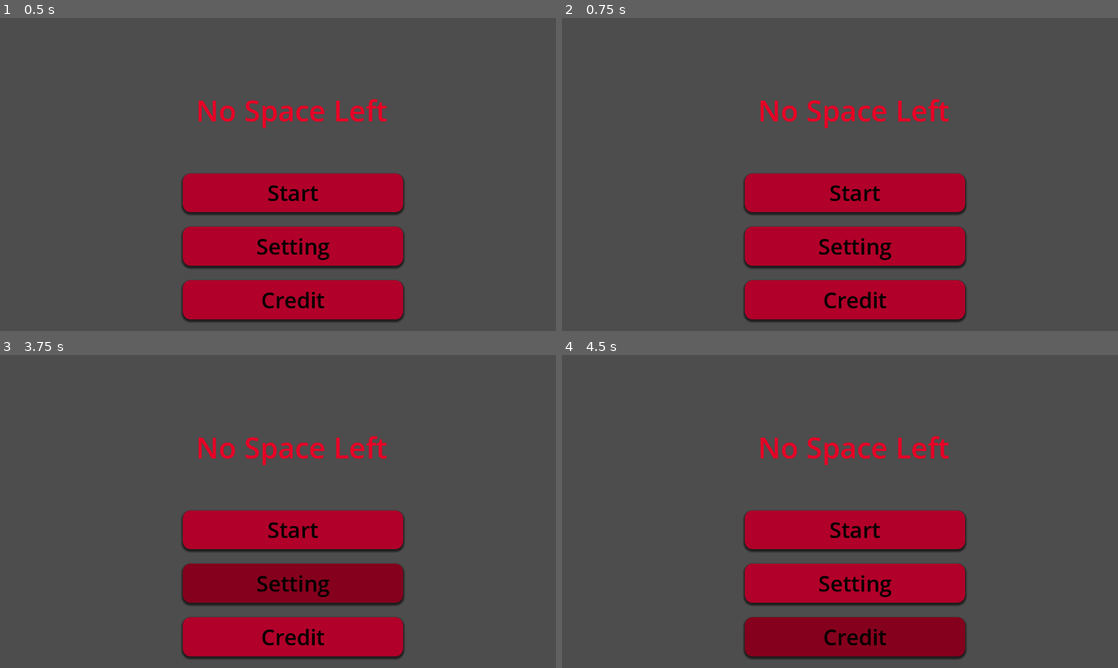
Above: before the commit, frames 1-4 (two rows, left to right).
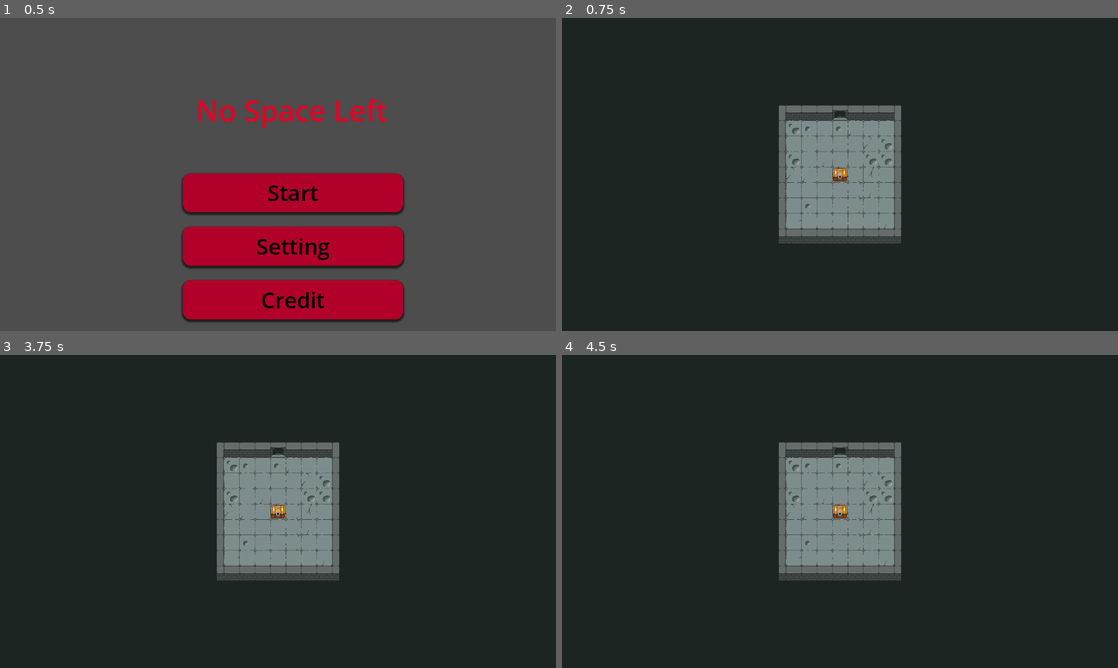
Above: after the commit, the same moments.

Repository: Mich1423/GimJam2026
Game: Godot game, scene res://Scenes/Main_menu.tscn
Same seed, same stepped clock (60 frames per second), same inputs: the game is played once before the commit and once after it. Before the commit the project starts from res://Main_menu.tscn.
Inputs (mouse positions are in pixels of both pictures, inside the frame that each line leads up to; where the layout moved, square brackets give the same spot in the first picture):
- Up to frame 1 (0.5 s): no input
- Up to frame 2 (0.75 s): click "Start" at 0.5 s
- Up to frame 3 (3.75 s): click (278, 511) [294, 530] at 1.25 s; click (278, 511) [294, 530] at 2 s; click (278, 511) [294, 530] at 2.75 s; click (294, 583) at 3.5 s, where only the run before the commit has a clickable "Setting"
- Up to frame 4 (4.5 s): click (856, 636) at 4.25 s, where only the run before the commit has a clickable "Credit"

Frame 1 is identical in both runs. In frame 2, 99% of the frame differs, in the area x 0-100%, y 0-100%; in frame 3, 99%; in frame 4, 99%.

Commit message:
main menu

Diff:
--- a/gim-jam-2026/main_menu.gd
+++ b/gim-jam-2026/main_menu.gd
@@ -12,7 +12,7 @@
 
 
 func _on_start_pressed() -> void:
-	get_tree().change_scene_to_file("res://Main_menu.tscn")
+	get_tree().change_scene_to_file("res://Scenes/main.tscn")
 
 
 func _on_setting_pressed() -> void:
Not shown: 2 places in gim-jam-2026/Scenes/Main_menu.tscn that only renumber resources
